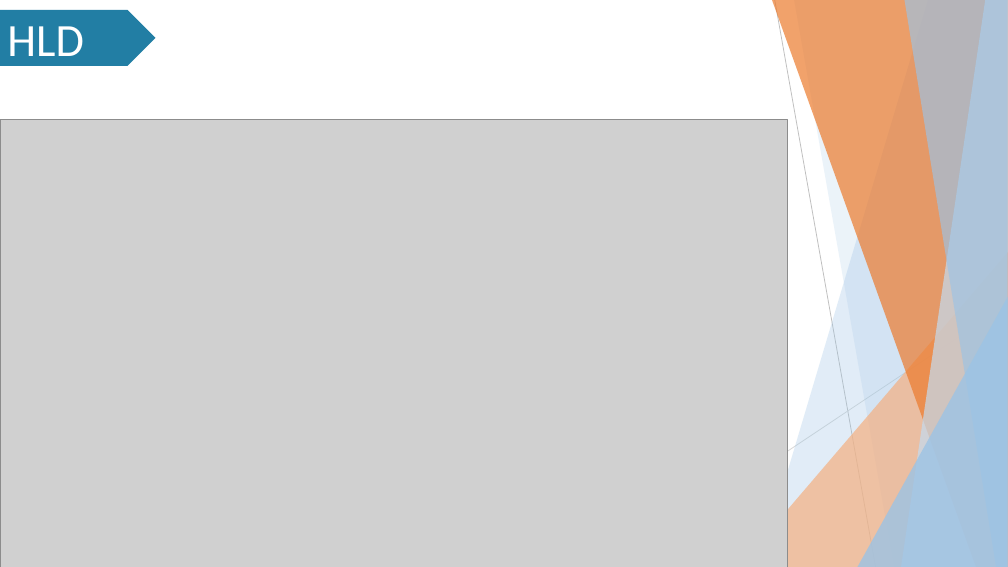
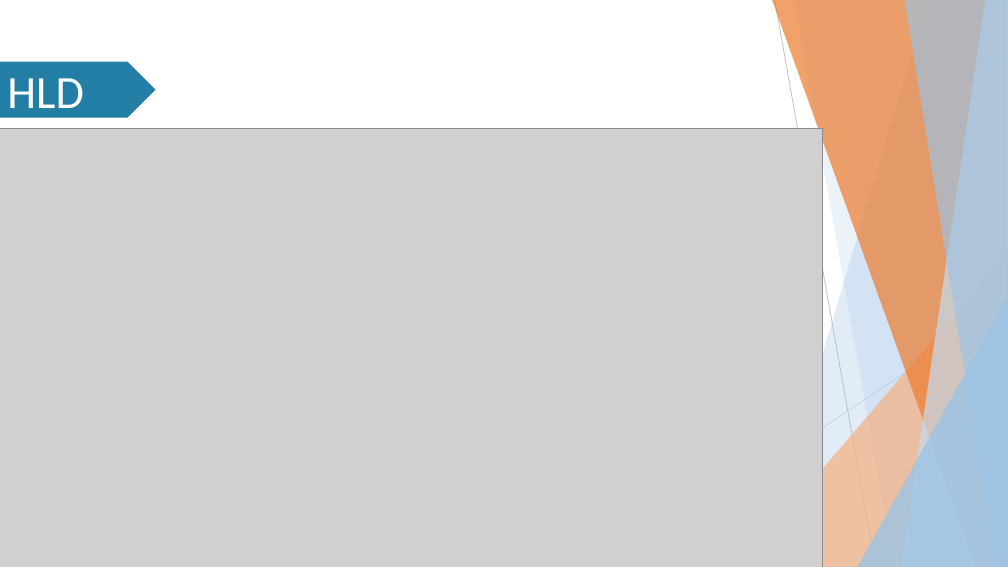
Before and after one commit to Stefany-hub/Projeto2.0, a slide deck: slide 10 of apresentação/MIT PPT (Projeto 2.0).pptx. Drawn at 1008x567 pixels with LibreOffice and Linux fonts; fonts in the diff are those of the drawing; grey boxes stand for pictures; background and template pictures are left out. Boxes give left, top, right and bottom in pixels: in the first picture for what was removed or moved away, otherwise in the second. Text is boxed around its words. In the diff, an @@ line names an element or a change of style, - is before the commit and + after.

Commit message:
PPT com novo HLD

```diff
--- a/apresentação/MIT PPT (Projeto 2.0).pptx
+++ b/apresentação/MIT PPT (Projeto 2.0).pptx
@@ pentagon arrow "HLD": place and size @@
-pentagon arrow "HLD" at box(0, 10, 156, 66)
+pentagon arrow "HLD" at box(0, 62, 156, 118)
@@ picture: place and size @@
-picture at box(0, 120, 787, 567)
+picture at box(0, 129, 823, 567)
```
